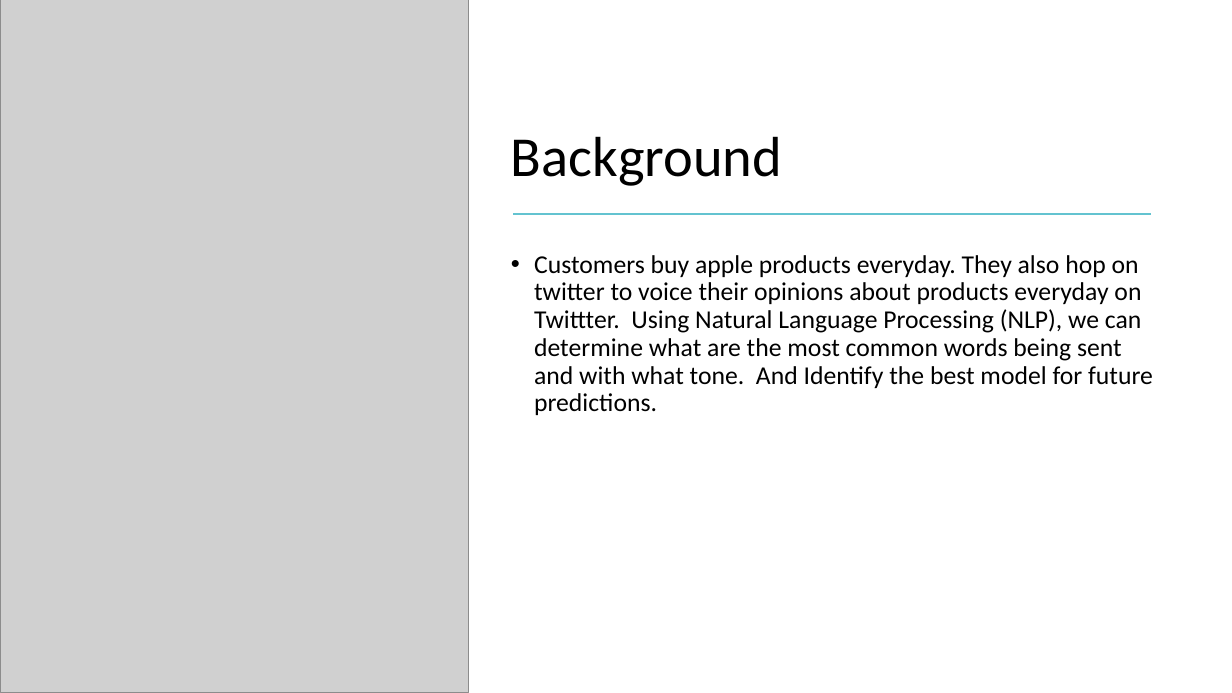
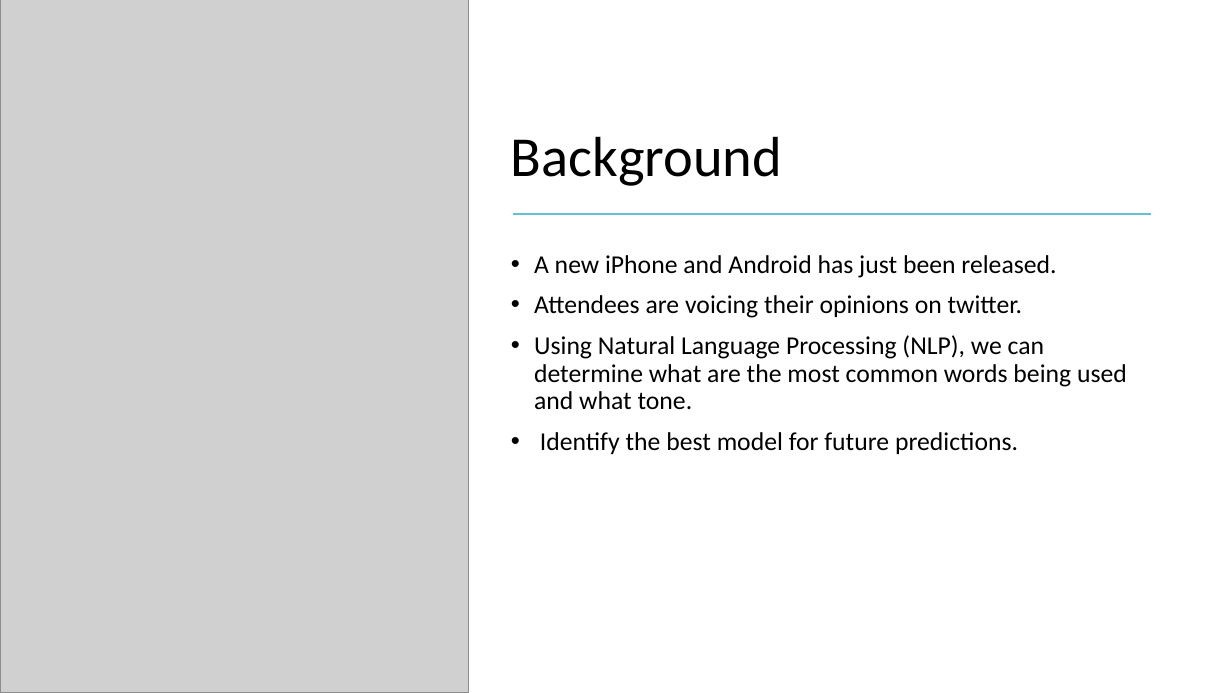
Before and after one commit to carlos-marin1742/Apple-Sentiment-analysis-NLP, a slide deck: slide 3 of dsc-phase-4-project-presentation.pptx. Drawn at 1232x693 pixels with LibreOffice and Linux fonts; fonts in the diff are those of the drawing; grey boxes stand for pictures. Boxes give left, top, right and bottom in pixels: in the first picture for what was removed or moved away, otherwise in the second. Text is boxed around its words. In the diff, an @@ line names an element or a change of style, - is before the commit and + after.

```diff
--- a/dsc-phase-4-project-presentation.pptx
+++ b/dsc-phase-4-project-presentation.pptx
@@ text at box(534, 255, 1127, 454): text changed @@
-• Customers buy apple products everyday. They also hop on twitter to voice their opinions about products everyday on Twittter. Using Natural Language Processing (NLP), we can determine what are the most common words being sent and with what tone. And Identify the best model for future predictions.
+• A new iPhone and Android has just been released.
+• Attendees are voicing their opinions on twitter.
+• Using Natural Language Processing (NLP), we can determine what are the most common words being used and what tone.
+• Identify the best model for future predictions.
```
Also in this commit, not shown: 6 other slides changed, 7 slides added, 8 other files.
